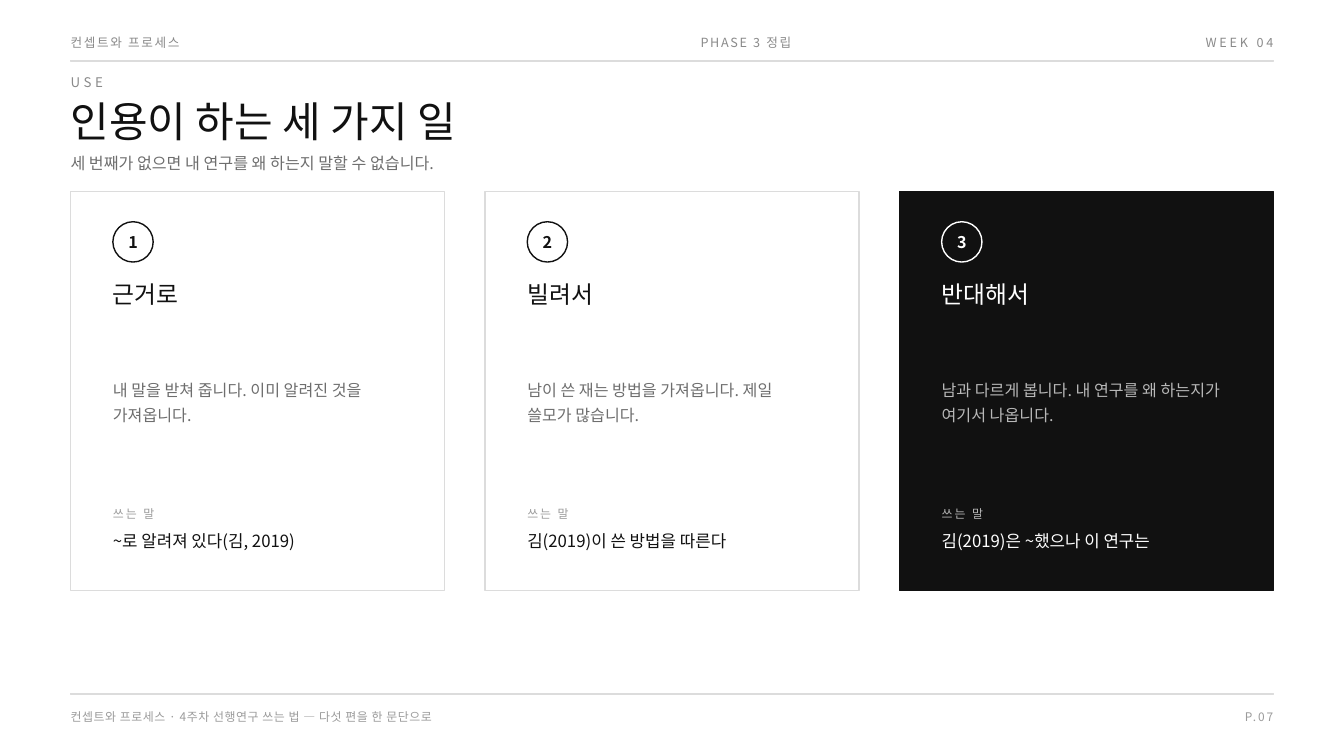
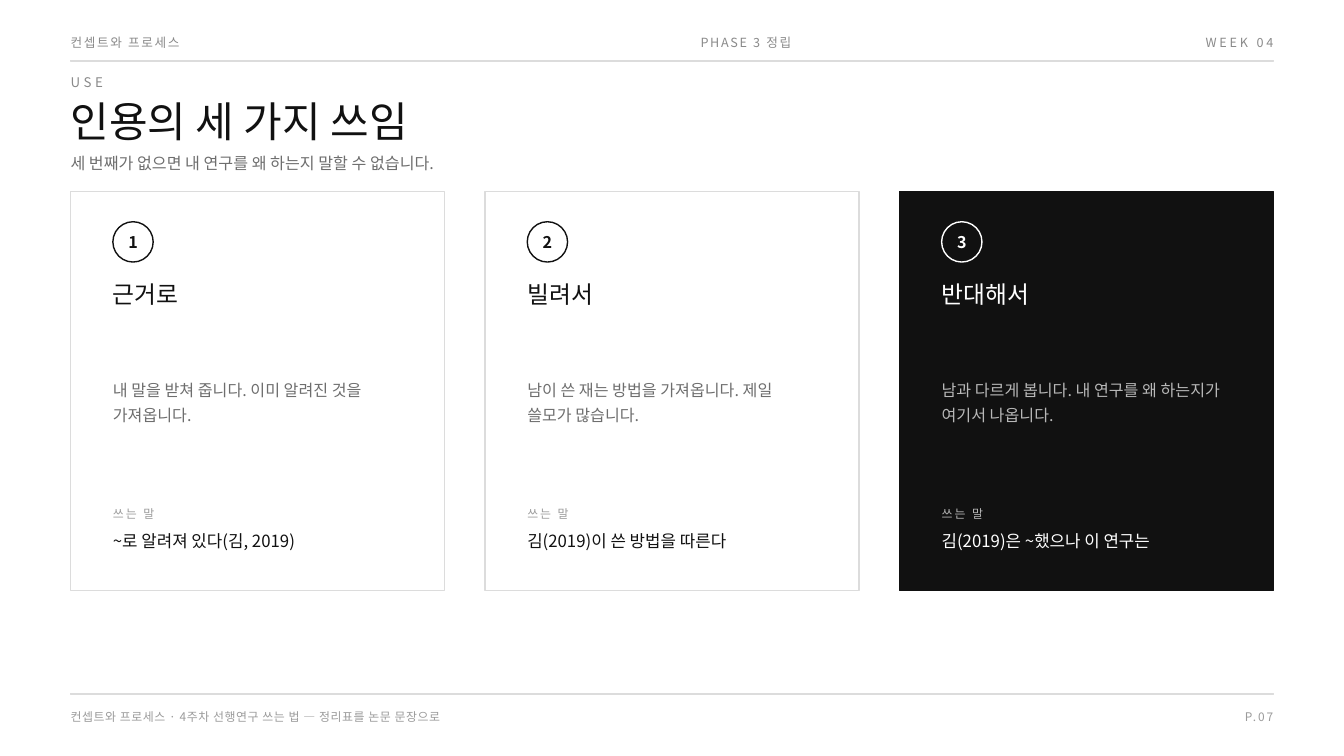
Before and after one commit to design-eng/MIN.D, a slide deck: slide 12 of dist/weeks-대학원/컨셉트와프로세스_04주차_선행연구쓰는법.pptx. Drawn at 1344x756 pixels with LibreOffice and Linux fonts; fonts in the diff are those of the drawing. Boxes give left, top, right and bottom in pixels: in the first picture for what was removed or moved away, otherwise in the second. Text is boxed around its words. In the diff, an @@ line names an element or a change of style, - is before the commit and + after.

```diff
--- a/dist/weeks-대학원/컨셉트와프로세스_04주차_선행연구쓰는법.pptx
+++ b/dist/weeks-대학원/컨셉트와프로세스_04주차_선행연구쓰는법.pptx
@@ text at bbox=[71, 102, 407, 141]: text changed @@
-인용이 하는 세 가지 일
+인용의 세 가지 쓰임
@@ text at bbox=[71, 711, 441, 722]: text changed @@
-컨셉트와 프로세스 · 4주차 선행연구 쓰는 법 — 다섯 편을 한 문단으로
+컨셉트와 프로세스 · 4주차 선행연구 쓰는 법 — 정리표를 논문 문장으로
```
Also in this commit, not shown: 17 other slides changed, 1 slide added, 5 other files.
